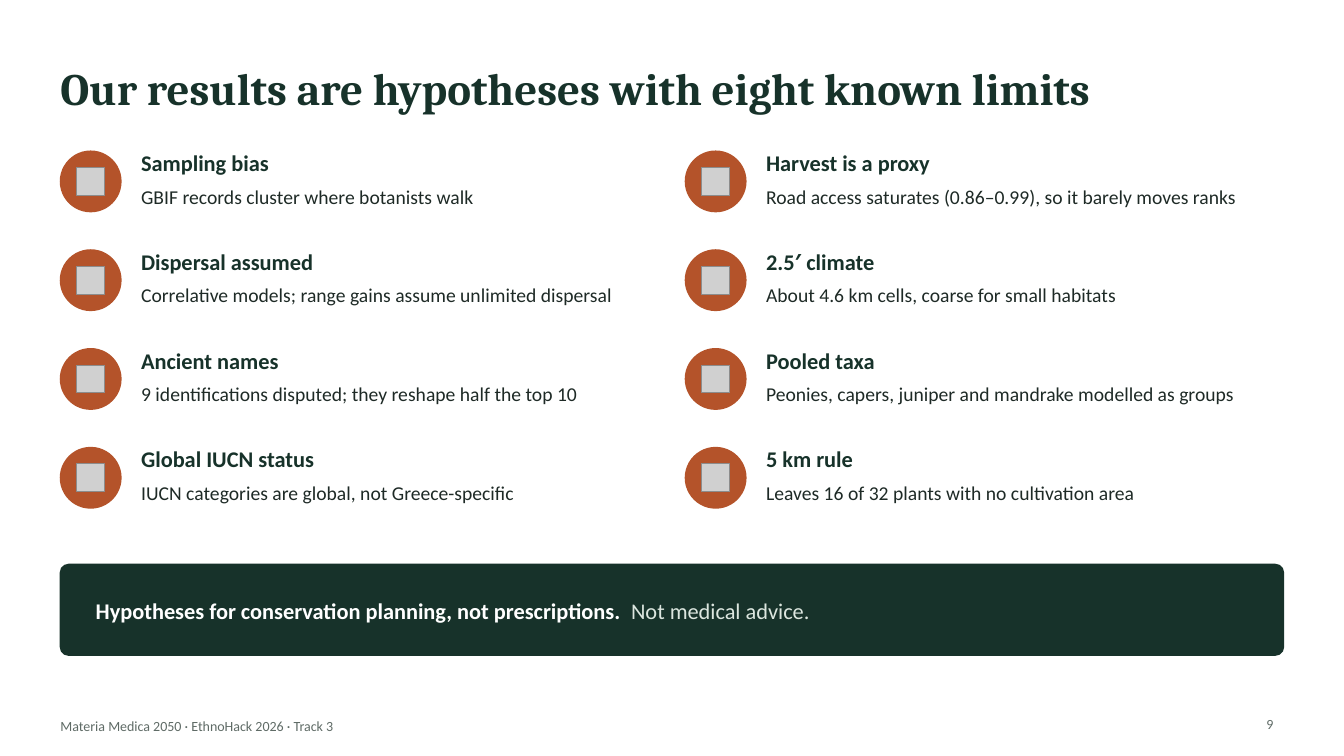
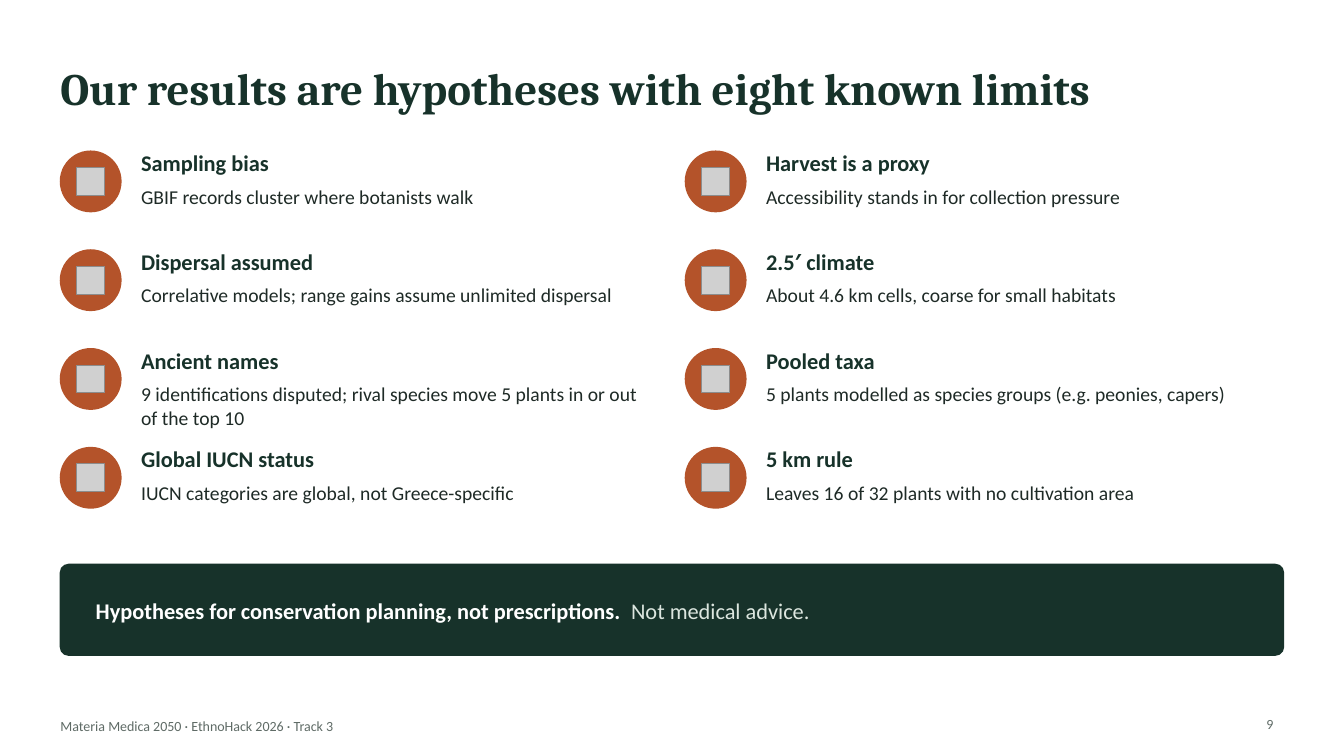
Before and after one commit to SoujanyaChatti/Materia-Medica-2050, a slide deck: slide 9 of docs/materia-medica-2050.pptx. Drawn at 1344x756 pixels with LibreOffice and Linux fonts; fonts in the diff are those of the drawing; grey boxes stand for pictures. Boxes give left, top, right and bottom in pixels: in the first picture for what was removed or moved away, otherwise in the second. Text is boxed around its words. In the diff, an @@ line names an element or a change of style, - is before the commit and + after.

```diff
--- a/docs/materia-medica-2050.pptx
+++ b/docs/materia-medica-2050.pptx
@@ text at (766, 190, 1120, 207): text changed @@
-Road access saturates (0.86–0.99), so it barely moves ranks
+Accessibility stands in for collection pressure
@@ text at (141, 387, 636, 428): text changed @@
-9 identifications disputed; they reshape half the top 10
+9 identifications disputed; rival species move 5 plants in or out of the top 10
@@ text at (766, 387, 1225, 405): text changed @@
-Peonies, capers, juniper and mandrake modelled as groups
+5 plants modelled as species groups (e.g. peonies, capers)
```
Also in this commit, not shown: 9 other slides changed, 7 other files.
